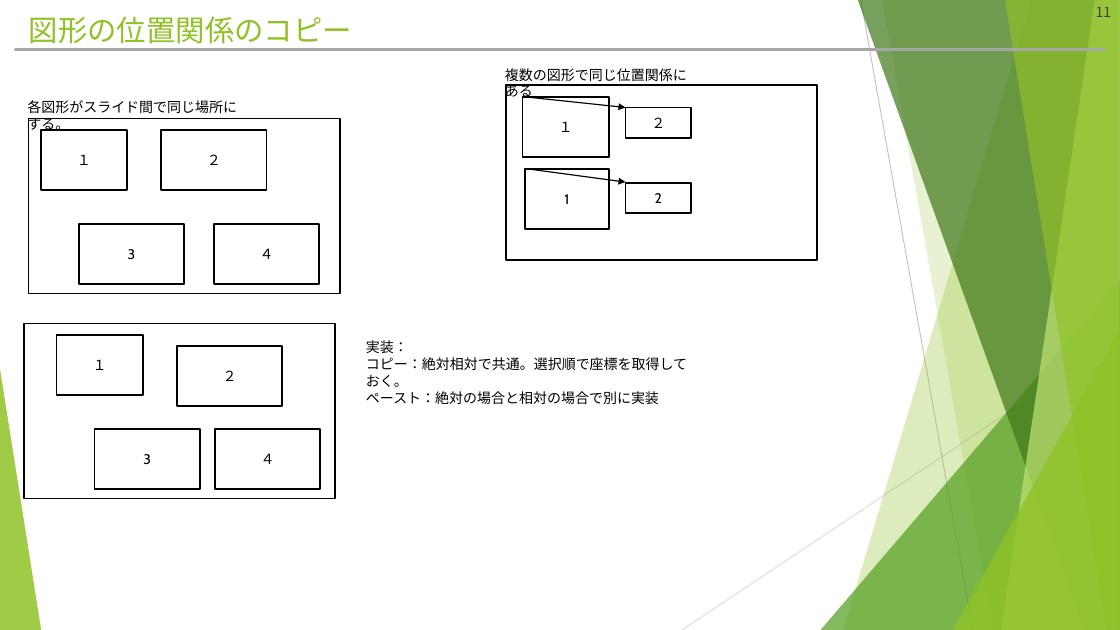
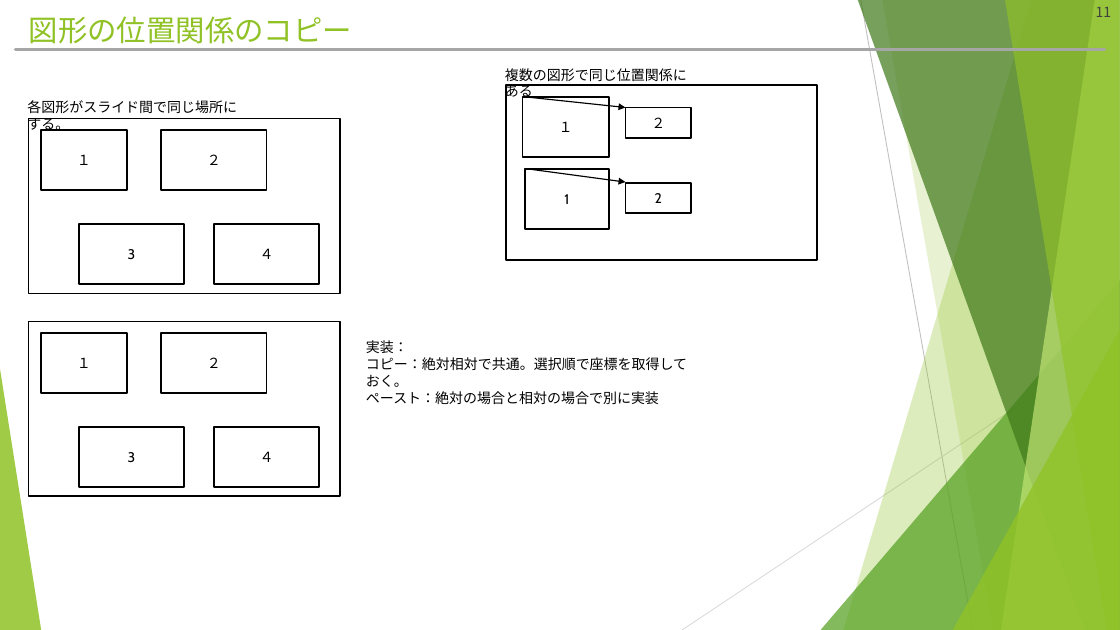
Before and after one commit to hitsuji-ga-u/pawapo, a slide deck: slide 11 of slide/customUI_debug.pptm. Drawn at 1120x630 pixels with LibreOffice and Linux fonts; fonts in the diff are those of the drawing. Boxes give left, top, right and bottom in pixels: in the first picture for what was removed or moved away, otherwise in the second. Text is boxed around its words. In the diff, an @@ line names an element or a change of style, - is before the commit and + after.

```diff
--- a/slide/customUI_debug.pptm
+++ b/slide/customUI_debug.pptm
@@ rectangle: place and size @@
-rectangle at [24, 323, 335, 498]
+rectangle at [29, 322, 339, 497]
@@ rectangle "１": place and size @@
-rectangle "１" at [56, 335, 143, 395]
+rectangle "１" at [41, 334, 128, 393]
@@ rectangle "２": place and size @@
-rectangle "２" at [177, 346, 282, 406]
+rectangle "２" at [161, 334, 266, 393]
@@ rectangle "3": place and size @@
-rectangle "3" at [95, 429, 200, 489]
+rectangle "3" at [79, 427, 184, 486]
```
Also in this commit, not shown: 3 other slides changed, 5 other files.
